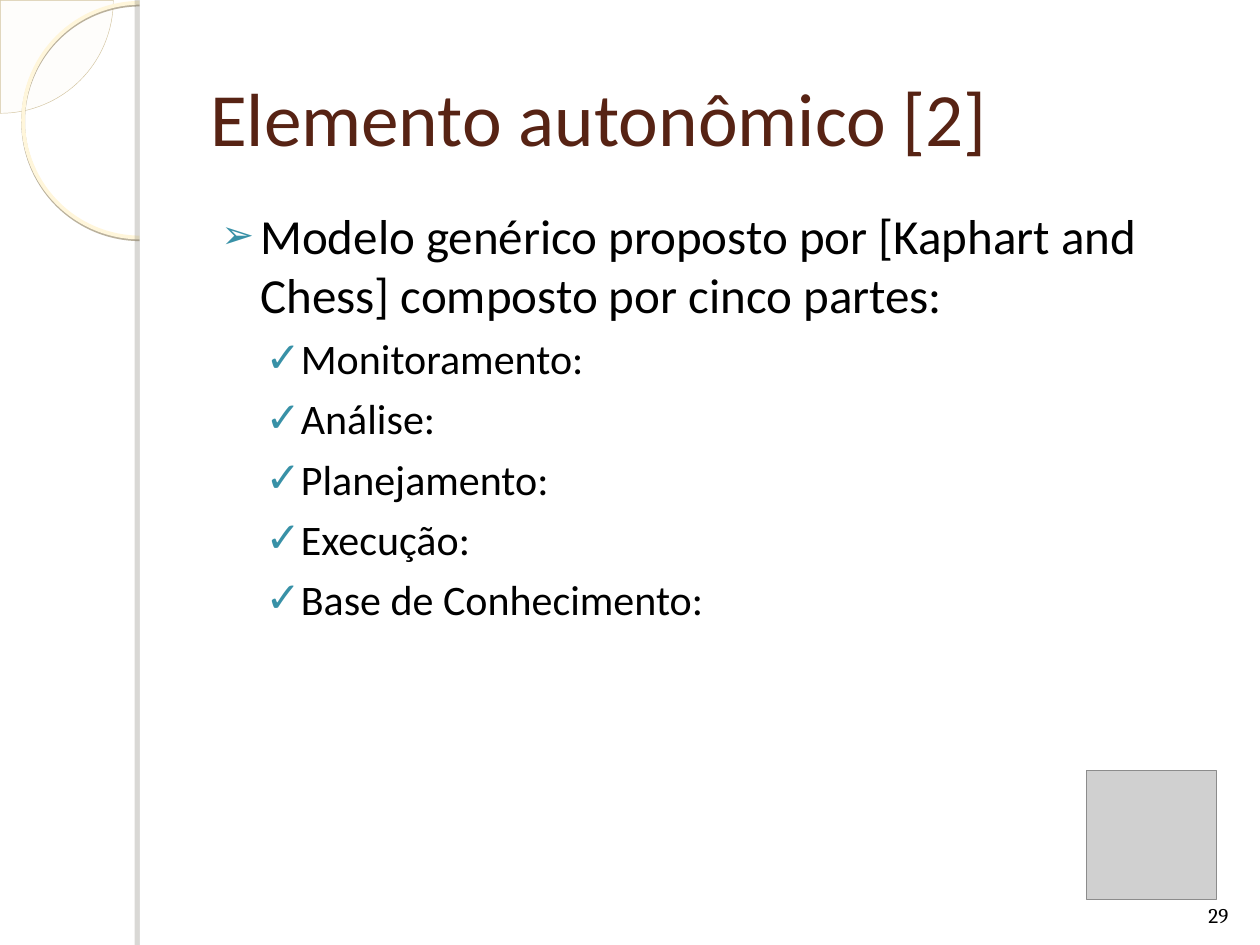
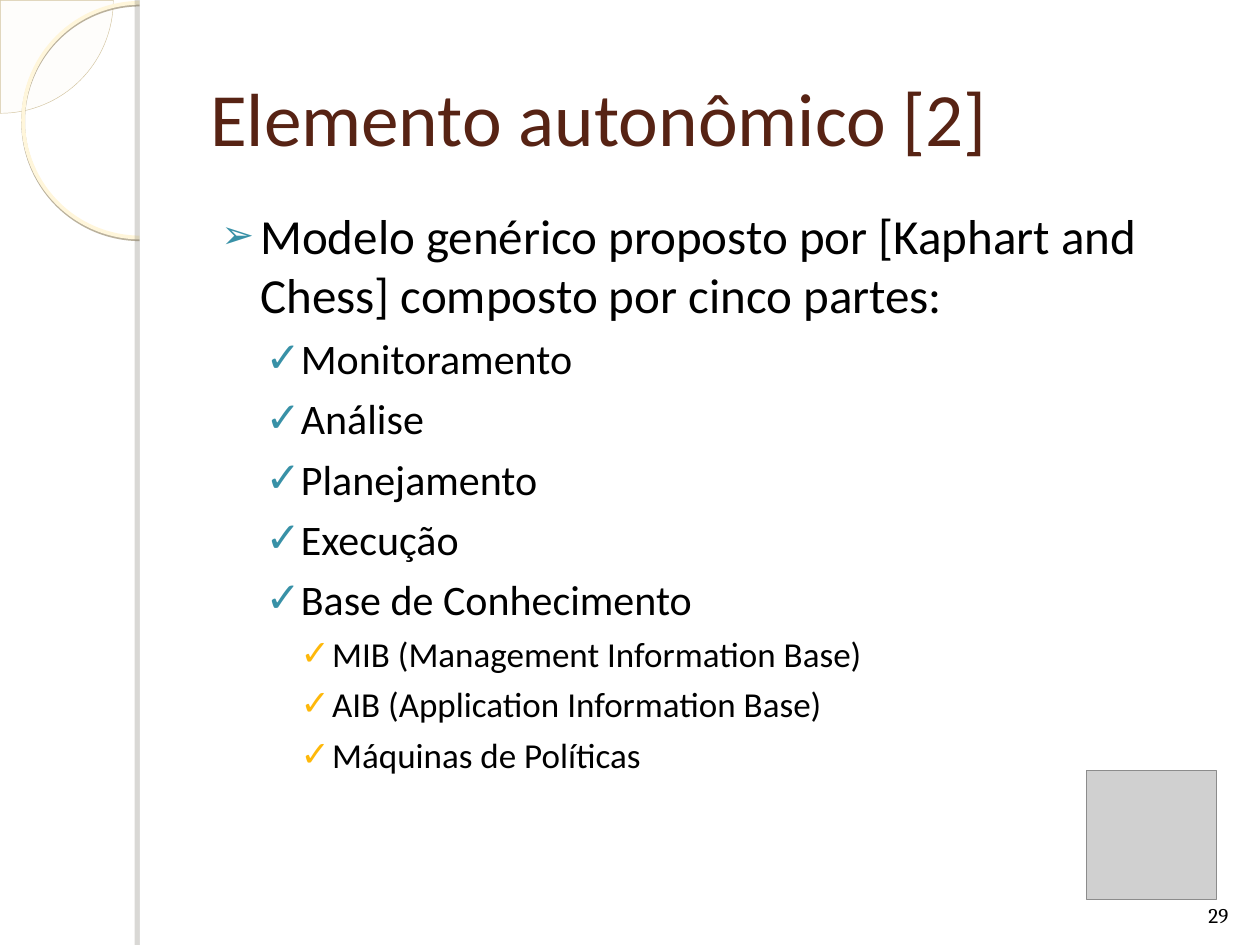
Before and after one commit to humbertogaliza/relatorio-mob655, a slide deck: slide 29 of Apresentação Redes Autonômicas.ppt. Drawn at 1260x945 pixels with LibreOffice and Linux fonts; fonts in the diff are those of the drawing; grey boxes stand for pictures; background and template pictures are left out. Boxes give left, top, right and bottom in pixels: in the first picture for what was removed or moved away, otherwise in the second. Text is boxed around its words. In the diff, an @@ line names an element or a change of style, - is before the commit and + after.

```diff
--- a/Apresentação Redes Autonômicas.ppt
+++ b/Apresentação Redes Autonômicas.ppt
@@ text at box(301, 345, 862, 774): text changed; size 24 to 20 pt @@
-  ✓ Monitoramento:
-  ✓ Análise:
-  ✓ Planejamento:
-  ✓ Execução:
-  ✓ Base de Conhecimento:
+  ✓ Monitoramento
+  ✓ Análise
+  ✓ Planejamento
+  ✓ Execução
+  ✓ Base de Conhecimento
+    ✓ MIB (Management Information Base)
+    ✓ AIB (Application Information Base)
+    ✓ Máquinas de Políticas
```
Also in this commit, not shown: 6 other slides changed, 2 slides added, 1 other file.
